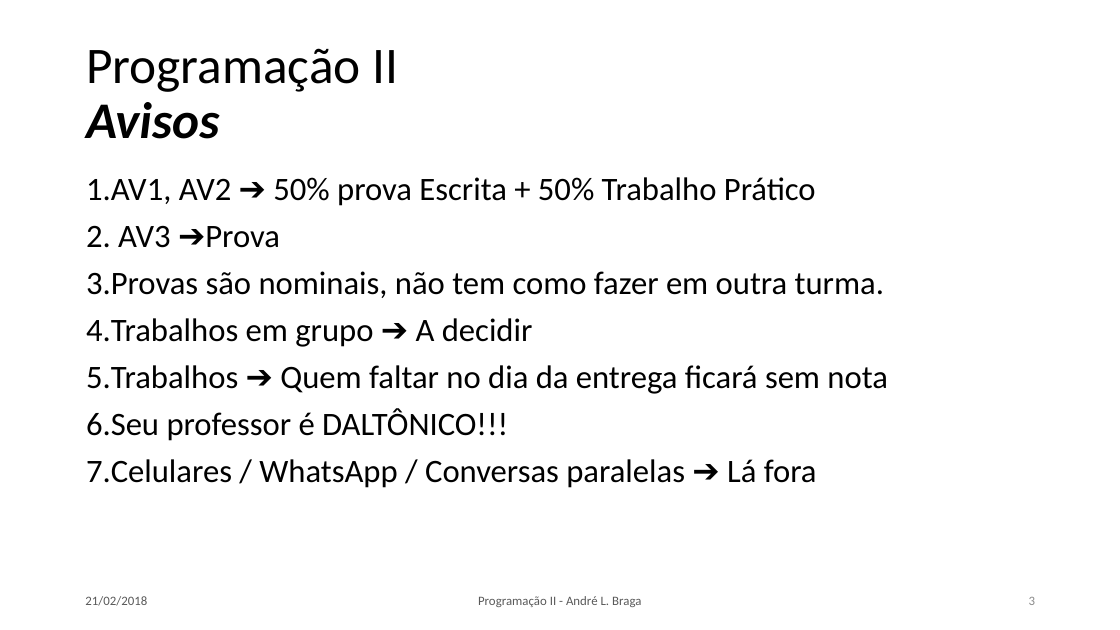
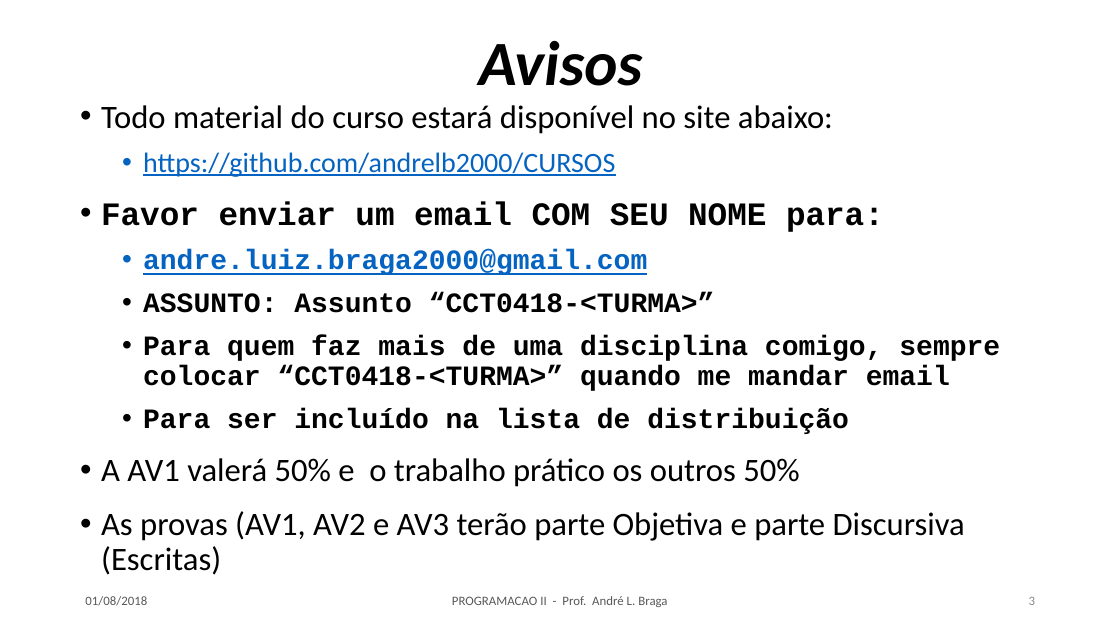
Before and after one commit to LeoCaronezi/CURSOS, a slide deck: slide 3 of Programacao II/SLIDES/PII_Aula_01..pptx. Drawn at 1120x630 pixels with LibreOffice and Linux fonts; fonts in the diff are those of the drawing. Boxes give left, top, right and bottom in pixels: in the first picture for what was removed or moved away, otherwise in the second. Text is boxed around its words. In the diff, an @@ line names an element or a change of style, - is before the commit and + after.

Commit message:
Update de Cursos

```diff
--- a/Programacao II/SLIDES/PII_Aula_01..pptx
+++ b/Programacao II/SLIDES/PII_Aula_01..pptx
@@ title at [479, 40, 643, 86]: text changed; size 44 to 54 pt; bold on; italic on @@
-Programação II
-Avisos
+Avisos
@@ text at [101, 105, 1000, 575]: text changed; size 28 to 24 pt; font Calibri to Courier New; bold on @@
-1. AV1, AV2 ➔ 50% prova Escrita + 50% Trabalho Prático
-2. AV3 ➔Prova
-3. Provas são nominais, não tem como fazer em outra turma.
-4. Trabalhos em grupo ➔ A decidir
-5. Trabalhos ➔ Quem faltar no dia da entrega ficará sem nota
-6. Seu professor é DALTÔNICO!!!
-7. Celulares / WhatsApp / Conversas paralelas ➔ Lá fora
+• Todo material do curso estará disponível no site abaixo:
+  • https://github.com/andrelb2000/CURSOS
+• Favor enviar um email COM SEU NOME para:
+  • andre.luiz.braga2000@gmail.com
+  • ASSUNTO: Assunto “CCT0418-<TURMA>”
+  • Para quem faz mais de uma disciplina comigo, sempre colocar “CCT0418-<TURMA>” quando me mandar email
+  • Para ser incluído na lista de distribuição
+• A AV1 valerá 50% e o trabalho prático os outros 50%
+• As provas (AV1, AV2 e AV3 terão parte Objetiva e parte Discursiva (Escritas)
@@ text at [85, 596, 147, 606]: text changed @@
-21/02/2018
+01/08/2018
@@ text at [452, 596, 667, 607]: text changed @@
-Programação II - André L. Braga
+PROGRAMACAO II - Prof. André L. Braga
```
Also in this commit, not shown: 1 other slide changed, 6 other files.
